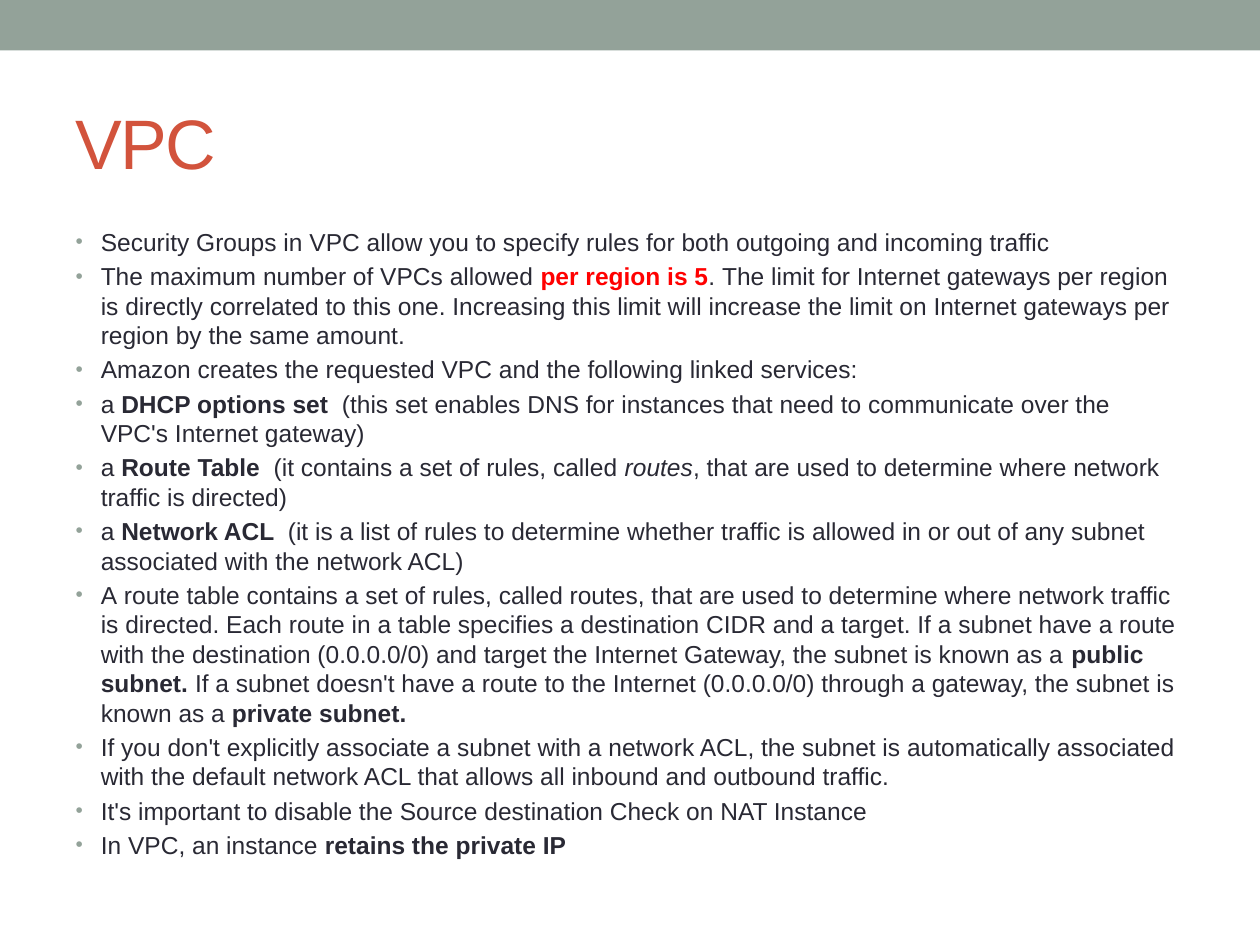
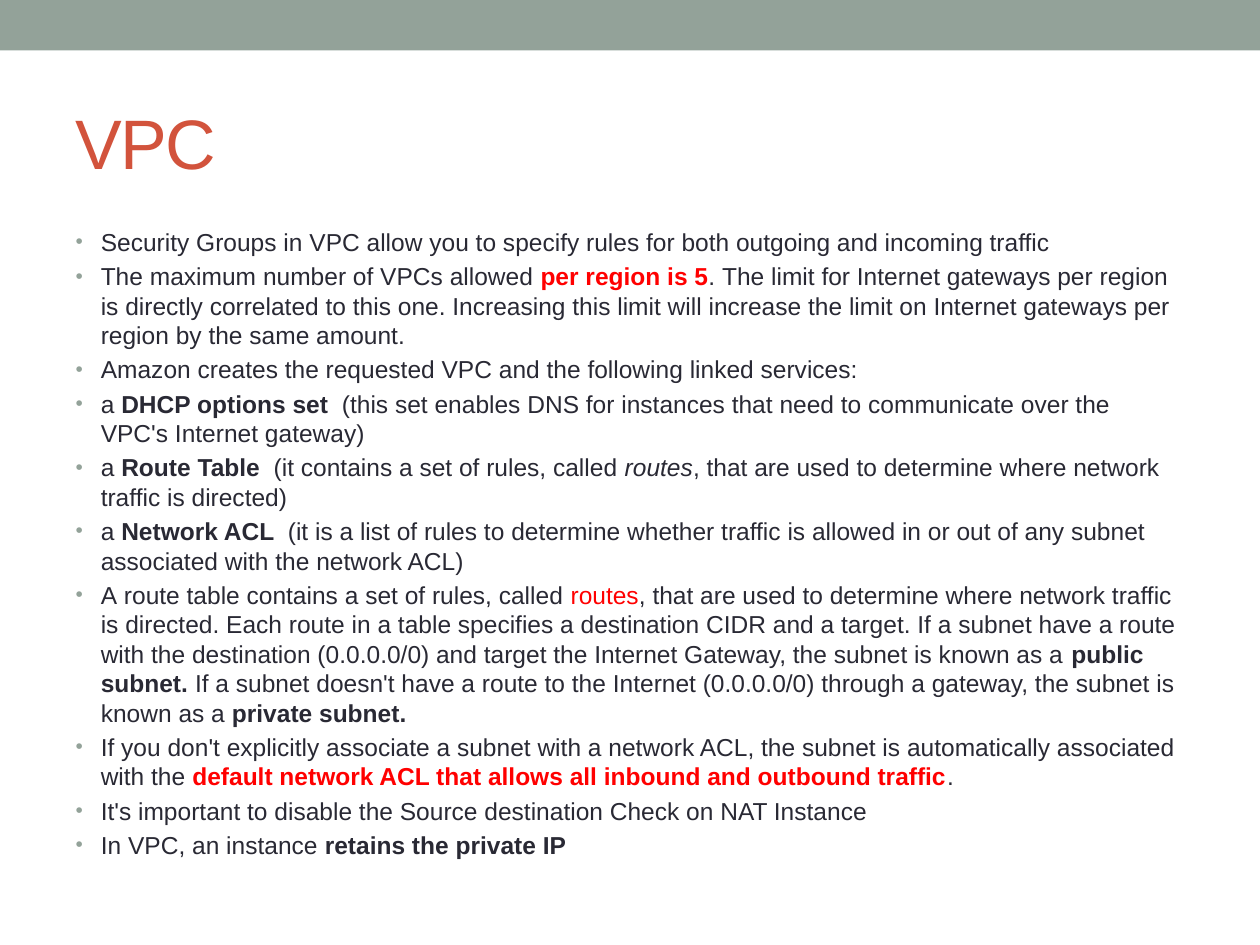
Before and after one commit to notionquest/ProjectDocumentation, a slide deck: slide 4 of AWS_Solution_Architect.pptx. Drawn at 1260x945 pixels with LibreOffice and Linux fonts; fonts in the diff are those of the drawing. Boxes give left, top, right and bottom in pixels: in the first picture for what was removed or moved away, otherwise in the second. Text is boxed around its words. In the diff, an @@ line names an element or a change of style, - is before the commit and + after.

```diff
--- a/AWS_Solution_Architect.pptx
+++ b/AWS_Solution_Architect.pptx
@@ text at box(101, 586, 1175, 786): text colour #292934 to #FF0000 in "routes,", "default network ACL that allows all inbound ..."; bold on in "default network ACL that allows all inbound ..." @@
```
Also in this commit, not shown: 3 other slides changed, 1 slide added.
